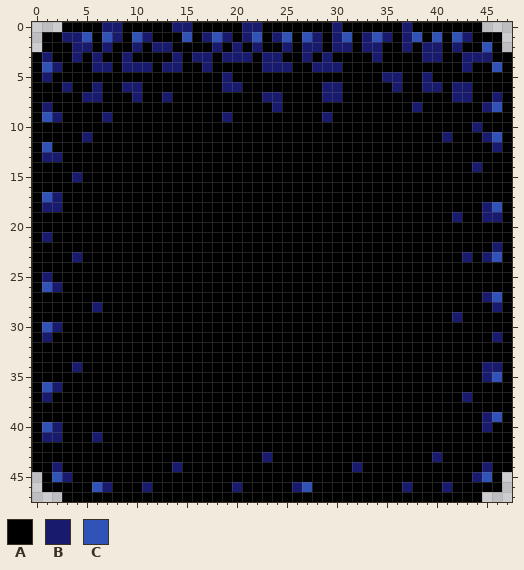
File history of a pixel-art file, Tiles/blueCrys.ase. Above, as it was before the edit.
48x48 pixels, 1 frame.
Palette (. is transparent): A #000000  B #181a6d  C #3152b7
After:
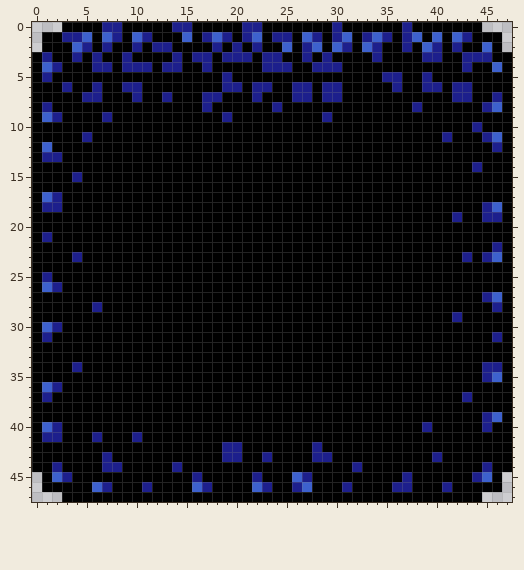
The edit:
{"colour":"B","old":"#181a6d","new":"#1d1f8c"}
{"colour":"C","old":"#3152b7","new":"#3d61ce"}
{"y":1,"x":25,"old":"C","new":"B"}
{"y":2,"x":4,"old":"B","new":"C"}
{"y":2,"x":25,"old":"B","new":"C"}
{"y":2,"x":28,"old":"B","new":"C"}
{"y":2,"x":30,"old":"B","new":"C"}
{"y":2,"x":33,"old":"B","new":"C"}
{"y":2,"x":39,"old":"B","new":"C"}
{"y":6,"x":22,"old":"AA","new":"BB"}
{"y":6,"x":26,"old":"AA","new":"BB"}
{"y":7,"x":17,"old":"AA","new":"BB"}
{"y":7,"x":22,"old":"ABB","new":"BAA"}
{"y":7,"x":26,"old":"AA","new":"BB"}
{"y":8,"x":17,"old":"A","new":"B"}
{"y":40,"x":39,"old":"A","new":"B"}
{"y":41,"x":10,"old":"A","new":"B"}
{"y":42,"x":19,"old":"AA","new":"BB"}
{"y":42,"x":28,"old":"A","new":"B"}
{"y":43,"x":7,"old":"A","new":"B"}
{"y":43,"x":19,"old":"AA","new":"BB"}
{"y":43,"x":28,"old":"AA","new":"BB"}
{"y":44,"x":7,"old":"AA","new":"BB"}
{"y":45,"x":16,"old":"A","new":"B"}
{"y":45,"x":22,"old":"A","new":"B"}
{"y":45,"x":26,"old":"AA","new":"CB"}
{"y":45,"x":37,"old":"A","new":"B"}
{"y":46,"x":16,"old":"AA","new":"CB"}
{"y":46,"x":20,"old":"B","new":"A"}
{"y":46,"x":22,"old":"AA","new":"CB"}
{"y":46,"x":31,"old":"A","new":"B"}
{"y":46,"x":36,"old":"A","new":"B"}
{"label":"changed","picture_box":[42,22,502,292]}
{"label":"changed","picture_box":[392,292,502,492]}
{"label":"changed","picture_box":[92,302,102,312]}
{"label":"changed","picture_box":[42,322,362,492]}
